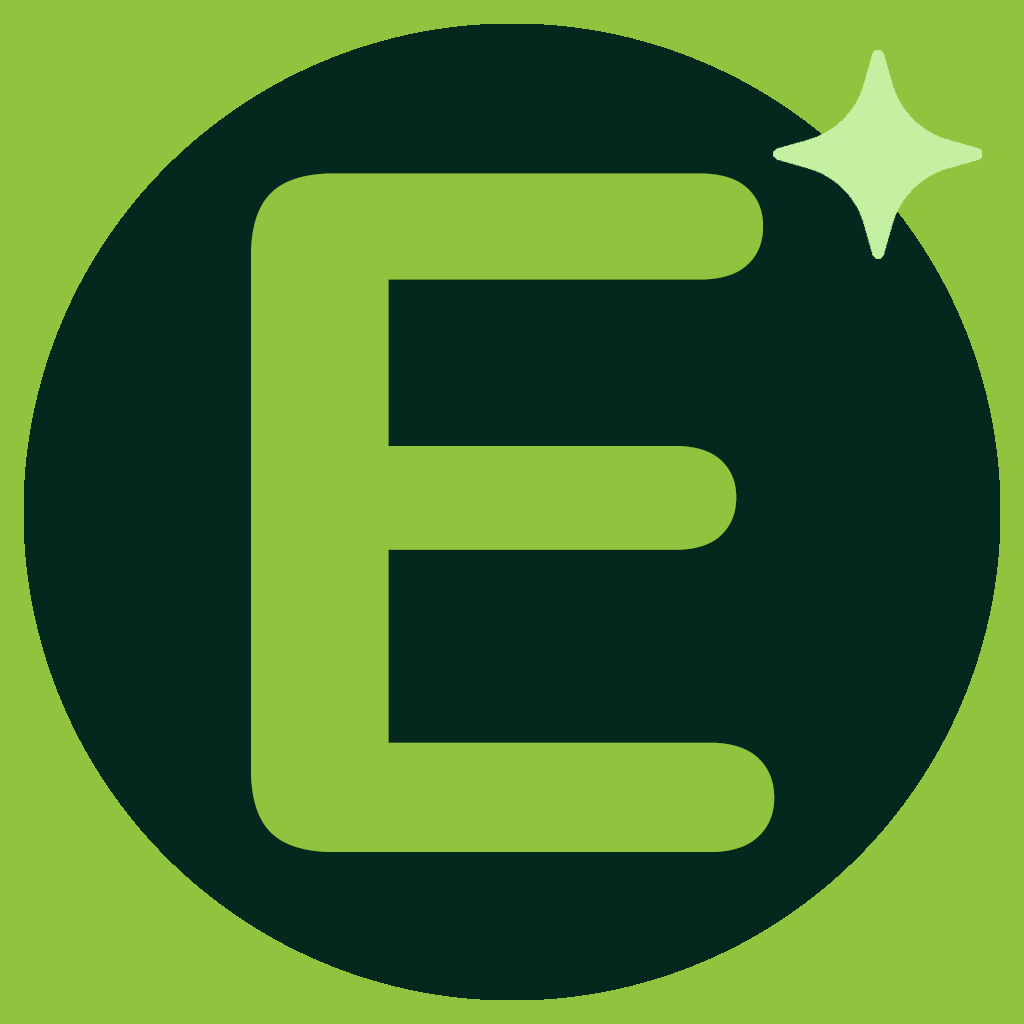
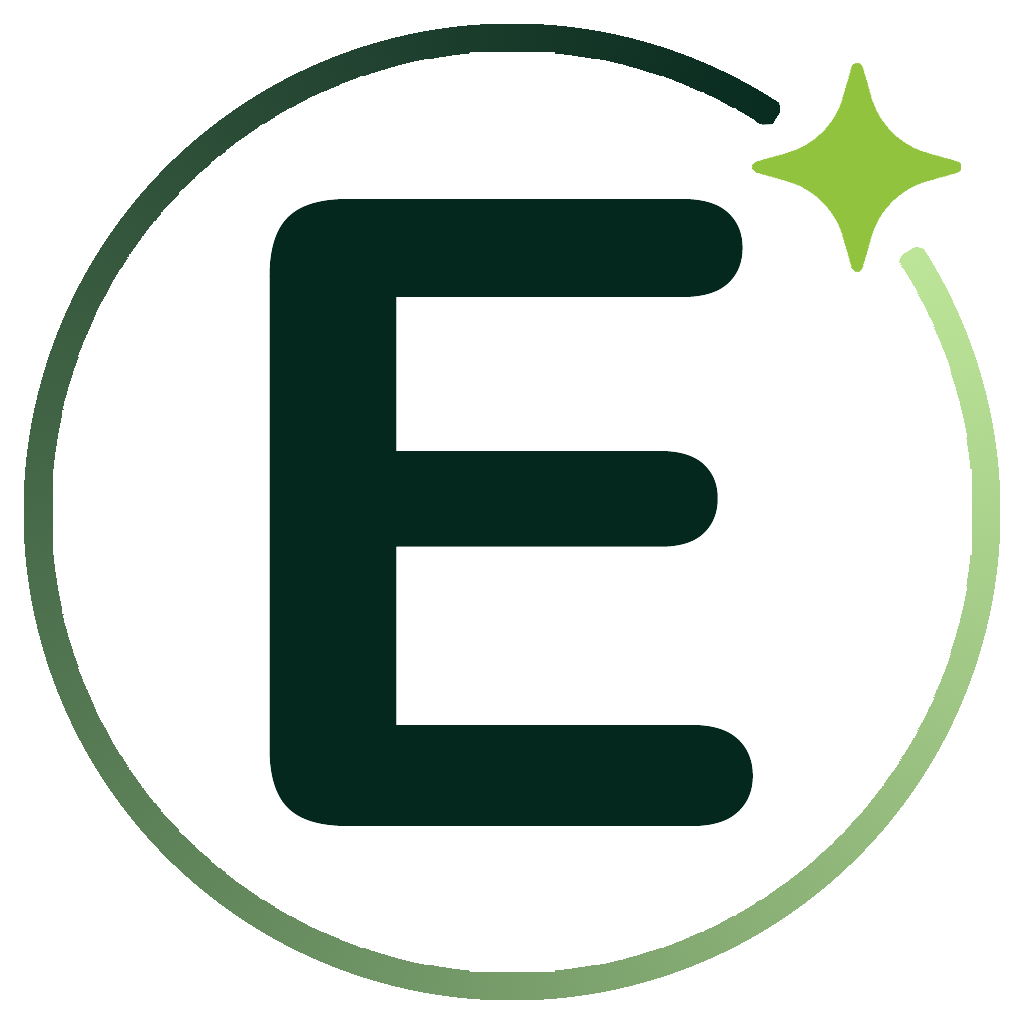
Layered file, before and after one edit (1024 × 1024). Changes by layer:
added group "Dark_Icon" with 4 layers above "Editmamei Icon" over [24, 24, 1000, 1000]
added layer "sparkle" (1st of 2, in "Dark_Icon") in group "Dark_Icon" over [752, 63, 961, 272]
added layer "E Dark" in group "Dark_Icon" over [269, 199, 753, 826]
added layer "Gradient Fill 1" in group "Dark_Icon" over [24, 24, 1000, 1000]
hid group "Editmamei Icon" (4 layers) over [0, 0, 1024, 1024]
painted on "sparkle" (2nd of 2, in "Editmamei Icon") over [773, 50, 982, 259]
hid "Background" over [0, 0, 1024, 1024]